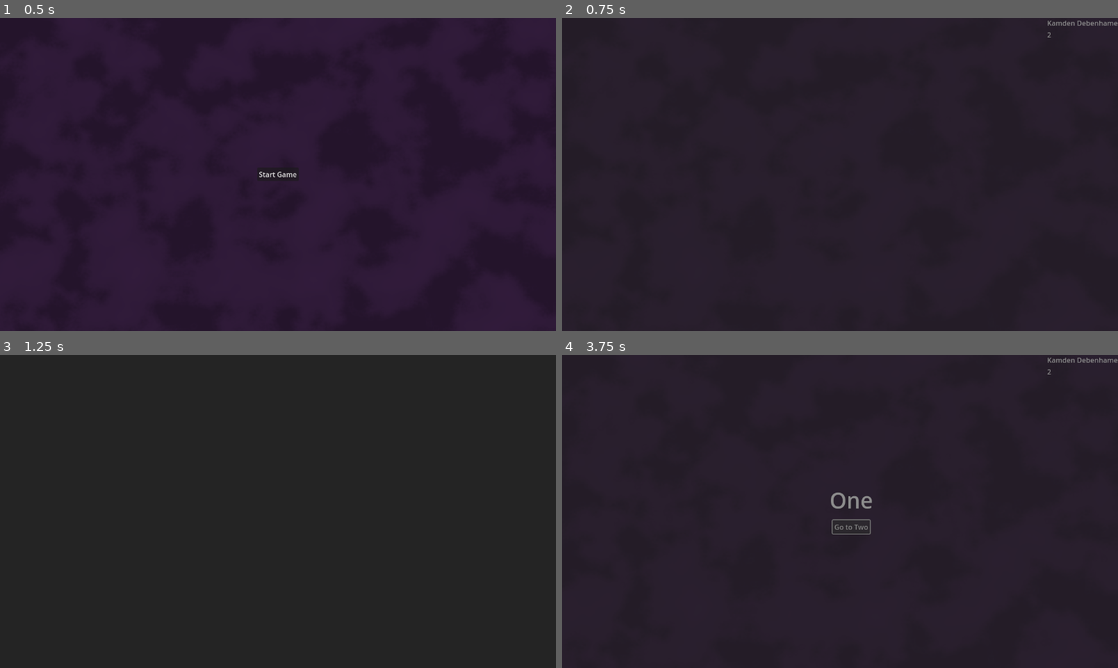
Above: before the commit, frames 1-4 (two rows, left to right).
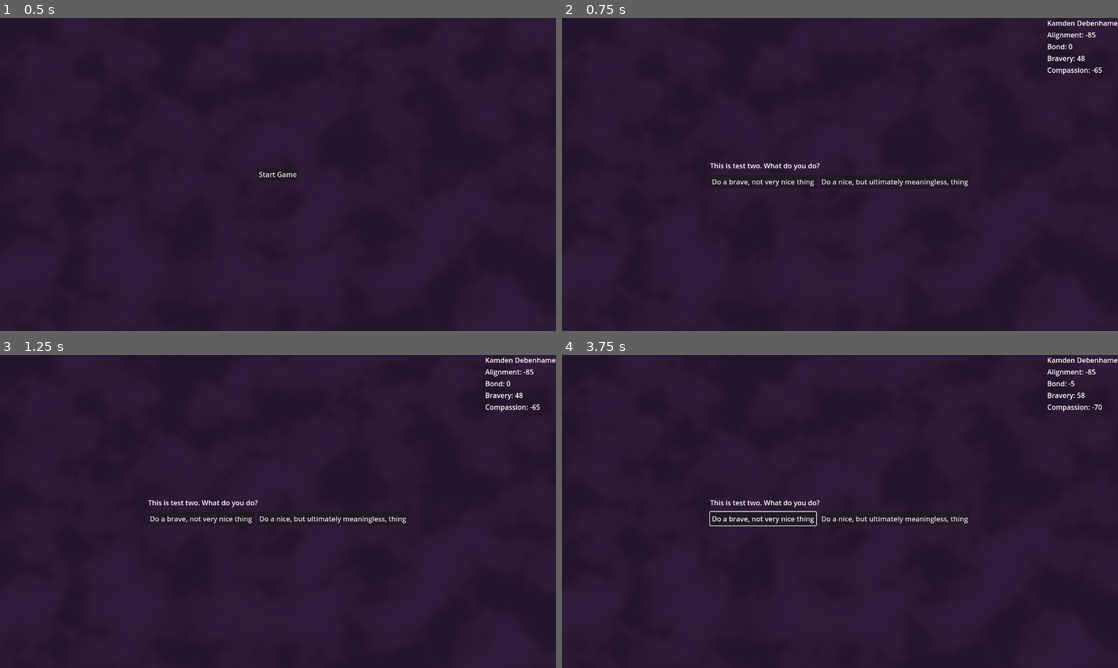
Above: after the commit, the same moments.

Repository: fiobabig/PirateJam16
Game: Godot game, scene res://app/game.tscn
The game is run twice, just before and just after one commit, with the same random seed, the same clock (stepped at 60 frames per second) and the same inputs.
Inputs (mouse positions are in pixels of both pictures, inside the frame that each line leads up to):
- Up to frame 1 (0.5 s): no input
- Up to frame 2 (0.75 s): click "Start Game" at 0.5 s
- Up to frame 3 (1.25 s): no input
- Up to frame 4 (3.75 s): click (762, 517) at 1.25 s, where only the run after the commit has a clickable "Do a brave, not very nice thi…"; click (895, 517) at 2 s, where only the run after the commit has a clickable "Do a nice, but ultimately mea…"; click (806, 517) at 2.75 s, where only the run after the commit has a clickable "Do a noble thing"; click (851, 527) at 3.5 s, where only the run before the commit has a clickable "Go to Two"

Frame 1 is identical in both runs. In frame 2, 1.0% of the frame differs, in the area x 26-100%, y 0-54%; in frame 3, 1.1%; in frame 4, 1.4%, in the area x 26-100%, y 0-58%.

Commit message:
Cleaning out old events

Diff:
--- a/app/game.tscn
+++ b/app/game.tscn
@@ -1,7 +1,7 @@
 [gd_scene load_steps=6 format=3 uid="uid://fsrbi8ynj3jj"]
 
 [ext_resource type="Script" path="res://app/game.gd" id="1_kxao5"]
-[ext_resource type="PackedScene" uid="uid://ctcsydwnhb4ii" path="res://events/event_frame.tscn" id="2_d4hr3"]
+[ext_resource type="PackedScene" uid="uid://ctcsydwnhb4ii" path="res://event/event_frame.tscn" id="2_d4hr3"]
 [ext_resource type="Texture2D" uid="uid://cfw1uuxxcitax" path="res://assets/bg.png" id="3_n1a3n"]
 [ext_resource type="PackedScene" uid="uid://d36o7vkm36qq" path="res://bearer/display/bearer_display.tscn" id="3_n5eym"]
 [ext_resource type="PackedScene" uid="uid://dpceg7ay1xdu6" path="res://main_menu/main_menu.tscn" id="4_a2yak"]
@@ -31,5 +31,7 @@
 size_flags_vertical = 0
 
 [node name="EventFrame" parent="CanvasLayer" instance=ExtResource("2_d4hr3")]
+unique_name_in_owner = true
 
 [node name="MainMenu" parent="CanvasLayer" instance=ExtResource("4_a2yak")]
+unique_name_in_owner = true
--- a/bearer/bearer_resource.gd
+++ b/bearer/bearer_resource.gd
@@ -2,4 +2,18 @@
 class_name BearerResource
 
 @export var name: String
-@export var hp: int
+
+# effectively constant, unless we have a skill that lets it get modified or something
+@export var alignment: int  # -100 to 100
+
+# hit points
+@export var bond: int  # -100 to 100. maybe positive bond adds scaling for decisions
+
+# stats modified by decisions (inflection stats)
+@export var bravery: int  # -100 to 100
+@export var compassion: int  # -100 to 100
+@export var justice: int  # -100 to 100
+@export var temperance: int  # -100 to 100
+
+# longevity
+@export var lifespan: int  # number of events 7-11
--- a/bearer/display/bearer_display.gd
+++ b/bearer/display/bearer_display.gd
@@ -1,13 +1,21 @@
 extends MarginContainer
 
 @onready var name_label: Label = %Name
-@onready var hp_label: Label = %HP
+@onready var alignment_label: Label = %Alignment
+@onready var bond_label: Label = %Bond
+@onready var bravery_label: Label = %Bravery
+@onready var compassion_label: Label = %Compassion
 
 
 func _ready() -> void:
+	visible = false
 	BearerService.changed.connect(_on_bearer_changed)
 
 
 func _on_bearer_changed(bearer: BearerResource):
+	visible = true
 	name_label.text = bearer.name
-	hp_label.text = str(bearer.hp)
+	alignment_label.text = "Alignment: " + str(bearer.alignment)
+	bond_label.text = "Bond: " + str(bearer.bond)
+	bravery_label.text = "Bravery: " + str(bearer.bravery)
+	compassion_label.text = "Compassion: " + str(bearer.compassion)
--- a/bearer/display/bearer_display.tscn
+++ b/bearer/display/bearer_display.tscn
@@ -17,6 +17,18 @@
 unique_name_in_owner = true
 layout_mode = 2
 
-[node name="HP" type="Label" parent="VBoxContainer"]
+[node name="Alignment" type="Label" parent="VBoxContainer"]
 unique_name_in_owner = true
 layout_mode = 2
+
+[node name="Bond" type="Label" parent="VBoxContainer"]
+unique_name_in_owner = true
+layout_mode = 2
+
+[node name="Bravery" type="Label" parent="VBoxContainer"]
+unique_name_in_owner = true
+layout_mode = 2
+
+[node name="Compassion" type="Label" parent="VBoxContainer"]
+unique_name_in_owner = true
+layout_mode = 2
--- a/bearer/service/bearer_service.gd
+++ b/bearer/service/bearer_service.gd
@@ -2,18 +2,37 @@
 
 signal changed(bearer: BearerResource)
 
-var current: BearerResource
-
 var first_names: Array[String] = ["Kamden", "Eadwulf", "Leigh", "Camdyn", "Huxley"]
 var last_names: Array[String] = ["Grovese", "Debenhame", "Brewere", "Goode", "Stoddarde"]
+
+var _current: BearerResource
 
 
 func create():
 	var first_name = first_names[randi() % first_names.size()]
 	var last_name = last_names[randi() % last_names.size()]
 
-	current = BearerResource.new()
-	current.name = first_name + " " + last_name
-	current.hp = (randi() % 10) + 1
+	_current = BearerResource.new()
+	_current.name = first_name + " " + last_name
+	_current.alignment = random_stat()
+	_current.bond = 0
+	_current.bravery = random_stat()
+	_current.compassion = random_stat()
 
-	changed.emit(current)
+	changed.emit(_current)
+
+
+func update(option: DecisionOption):  #dunno if I actually want to do it with a DecisionOption, but easy for now
+	_current.bravery += option.bravery
+	_current.compassion += option.compassion
+
+	if sign(_current.alignment) == sign(option.alignment):
+		_current.bond += abs(option.alignment)
+	else:
+		_current.bond -= abs(option.alignment)
+
+	changed.emit(_current)
+
+
+func random_stat():
+	return randi() % 201 - 100
--- /dev/null
+++ b/event/decision/decision.gd
@@ -0,0 +1,5 @@
+extends Resource
+class_name Decision
+
+@export var description: String
+@export var options: Array[DecisionOption] = []
--- /dev/null
+++ b/event/decision/decision_option.gd
@@ -0,0 +1,7 @@
+extends Resource
+class_name DecisionOption
+
+@export var alignment: int
+@export var bravery: int
+@export var compassion: int
+@export var text: String
--- /dev/null
+++ b/event/decision/instances/test_decision_one.tres
@@ -0,0 +1,23 @@
+[gd_resource type="Resource" script_class="Decision" load_steps=5 format=3 uid="uid://d3kwvechyqxjn"]
+
+[ext_resource type="Script" path="res://event/decision/decision_option.gd" id="1_sqhq3"]
+[ext_resource type="Script" path="res://event/decision/decision.gd" id="2_qo2j6"]
+
+[sub_resource type="Resource" id="Resource_ucaf6"]
+script = ExtResource("1_sqhq3")
+alignment = 0
+bravery = 5
+compassion = -5
+text = "Do a noble thing"
+
+[sub_resource type="Resource" id="Resource_c3ou0"]
+script = ExtResource("1_sqhq3")
+alignment = -15
+bravery = 5
+compassion = -5
+text = "Do a mean thing"
+
+[resource]
+script = ExtResource("2_qo2j6")
+description = "This is test one. What do you do?"
+options = Array[ExtResource("1_sqhq3")]([SubResource("Resource_ucaf6"), SubResource("Resource_c3ou0")])
--- /dev/null
+++ b/event/decision/instances/test_decision_two.tres
@@ -0,0 +1,23 @@
+[gd_resource type="Resource" script_class="Decision" load_steps=5 format=3 uid="uid://2hmvxpyg8mcx"]
+
+[ext_resource type="Script" path="res://event/decision/decision_option.gd" id="1_e18lk"]
+[ext_resource type="Script" path="res://event/decision/decision.gd" id="2_kvey0"]
+
+[sub_resource type="Resource" id="Resource_6txxx"]
+script = ExtResource("1_e18lk")
+alignment = 5
+bravery = 5
+compassion = -5
+text = "Do a brave, not very nice thing"
+
+[sub_resource type="Resource" id="Resource_fkx1p"]
+script = ExtResource("1_e18lk")
+alignment = 0
+bravery = 0
+compassion = 5
+text = "Do a nice, but ultimately meaningless, thing"
+
+[resource]
+script = ExtResource("2_kvey0")
+description = "This is test two. What do you do?"
+options = Array[ExtResource("1_e18lk")]([SubResource("Resource_6txxx"), SubResource("Resource_fkx1p")])
--- /dev/null
+++ b/event/event_frame.gd
@@ -0,0 +1,32 @@
+extends MarginContainer
+
+@onready var decision_frame: Node = %DecisionFrame
+@onready var description: Label = %Description
+@onready var option1: Button = %Option1
+@onready var option2: Button = %Option2
+
+var _current_decision: Decision
+
+
+func _ready() -> void:
+	decision_frame.visible = false
+
+	EventService.start_decision.connect(_on_start_decision)
+
+
+func _on_start_decision(decision: Decision):
+	decision_frame.visible = true
+	_current_decision = decision
+	description.text = decision.description
+	option1.text = decision.options[0].text
+	option2.text = decision.options[1].text
+
+
+func _on_option_1_pressed() -> void:
+	BearerService.update(_current_decision.options[0])
+	EventService.next()
+
+
+func _on_option_2_pressed() -> void:
+	BearerService.update(_current_decision.options[1])
+	EventService.next()
--- /dev/null
+++ b/event/event_frame.tscn
@@ -0,0 +1,48 @@
+[gd_scene load_steps=2 format=3 uid="uid://ctcsydwnhb4ii"]
+
+[ext_resource type="Script" path="res://event/event_frame.gd" id="1_sllxa"]
+
+[node name="EventFrame" type="MarginContainer"]
+anchors_preset = 15
+anchor_right = 1.0
+anchor_bottom = 1.0
+grow_horizontal = 2
+grow_vertical = 2
+script = ExtResource("1_sllxa")
+
+[node name="ContentContainer" type="GridContainer" parent="."]
+layout_mode = 2
+size_flags_horizontal = 3
+size_flags_vertical = 3
+
+[node name="DecisionFrame" type="CenterContainer" parent="."]
+unique_name_in_owner = true
+layout_mode = 2
+
+[node name="VBoxContainer" type="VBoxContainer" parent="DecisionFrame"]
+layout_mode = 2
+theme_override_constants/separation = 10
+
+[node name="Description" type="Label" parent="DecisionFrame/VBoxContainer"]
+unique_name_in_owner = true
+layout_mode = 2
+text = "Lorem ipsum dolor sit amet, consectetur adipiscing elit. Nunc ac ornare diam, vel dignissim dolor."
+
+[node name="HBoxContainer" type="HBoxContainer" parent="DecisionFrame/VBoxContainer"]
+layout_mode = 2
+theme_override_constants/separation = 8
+
+[node name="Option1" type="Button" parent="DecisionFrame/VBoxContainer/HBoxContainer"]
+unique_name_in_owner = true
+layout_mode = 2
+size_flags_horizontal = 3
+text = "Option 1"
+
+[node name="Option2" type="Button" parent="DecisionFrame/VBoxContainer/HBoxContainer"]
+unique_name_in_owner = true
+layout_mode = 2
+size_flags_horizontal = 3
+text = "Option 2"
+
+[connection signal="pressed" from="DecisionFrame/VBoxContainer/HBoxContainer/Option1" to="." method="_on_option_1_pressed"]
+[connection signal="pressed" from="DecisionFrame/VBoxContainer/HBoxContainer/Option2" to="." method="_on_option_2_pressed"]
--- /dev/null
+++ b/event/service/event_service.gd
@@ -0,0 +1,29 @@
+extends Node
+
+#signal event_changed(event: EventResource)
+#
+#@export var events: Array[EventResource]
+#
+#
+#func go(event_name: String):
+#var event = _find_event(event_name)
+#
+#event_changed.emit(event)
+#
+#
+#func _find_event(event_name: String):
+#for e in events:
+#if e.name == event_name:
+#return e
+#
+#push_error("Couldn't find event {event_name}")
+
+signal start_decision(decision: Decision)
+
+@export var decisions: Array[Decision]
+
+
+func next():
+	var decision = decisions[randi() % decisions.size()]
+
+	start_decision.emit(decision)
--- /dev/null
+++ b/event/service/event_service.tscn
@@ -0,0 +1,10 @@
+[gd_scene load_steps=5 format=3 uid="uid://dfe552kmae33y"]
+
+[ext_resource type="Script" path="res://event/service/event_service.gd" id="1_ima1m"]
+[ext_resource type="Script" path="res://event/decision/decision.gd" id="2_2bn4x"]
+[ext_resource type="Resource" uid="uid://d3kwvechyqxjn" path="res://event/decision/instances/test_decision_one.tres" id="3_fbill"]
+[ext_resource type="Resource" uid="uid://2hmvxpyg8mcx" path="res://event/decision/instances/test_decision_two.tres" id="4_5thdq"]
+
+[node name="EventService" type="Node"]
+script = ExtResource("1_ima1m")
+decisions = Array[ExtResource("2_2bn4x")]([ExtResource("3_fbill"), ExtResource("4_5thdq")])
--- a/events/event_frame.gd
+++ /dev/null
@@ -1,32 +0,0 @@
-extends MarginContainer
-
-@onready var content_contaner: Container = $ContentContainer
-@onready var fade: ColorRect = $Fade
-
-var _current_instance: Node
-
-
-func _ready() -> void:
-	fade.modulate.a = 0.0
-
-	EventService.event_changed.connect(_on_event_changed)
-
-
-func _on_event_changed(event: EventResource):
-	var tween = create_tween()
-	tween.tween_property(fade, "modulate:a", 1.0, 0.35)
-
-	await tween.finished
-
-	if _current_instance != null:
-		_current_instance.queue_free()
-
-	_current_instance = event.scene.instantiate()
-	content_contaner.add_child(_current_instance)
-
-	await get_tree().create_timer(0.35).timeout
-
-	tween = create_tween()
-	tween.tween_property(fade, "modulate:a", 0.0, 0.35)
-
-	await tween.finished
--- a/events/event_frame.tscn
+++ /dev/null
@@ -1,23 +0,0 @@
-[gd_scene load_steps=2 format=3 uid="uid://ctcsydwnhb4ii"]
-
-[ext_resource type="Script" path="res://events/event_frame.gd" id="1_sllxa"]
-
-[node name="EventFrame" type="MarginContainer"]
-anchors_preset = 15
-anchor_right = 1.0
-anchor_bottom = 1.0
-grow_horizontal = 2
-grow_vertical = 2
-script = ExtResource("1_sllxa")
-
-[node name="ContentContainer" type="GridContainer" parent="."]
-layout_mode = 2
-size_flags_horizontal = 3
-size_flags_vertical = 3
-
-[node name="Fade" type="ColorRect" parent="."]
-layout_mode = 2
-size_flags_horizontal = 3
-size_flags_vertical = 3
-mouse_filter = 2
-color = Color(0.140447, 0.140447, 0.140447, 1)
--- a/events/event_resource.gd
+++ /dev/null
@@ -1,5 +0,0 @@
-extends Resource
-class_name EventResource
-
-@export var name: String
-@export var scene: PackedScene
--- a/events/instances/test_event_one/test_event_one.gd
+++ /dev/null
@@ -1,5 +0,0 @@
-extends Node2D
-
-
-func _on_button_pressed() -> void:
-	EventService.go("test_event_two")
--- a/events/instances/test_event_one/test_event_one.tres
+++ /dev/null
@@ -1,9 +0,0 @@
-[gd_resource type="Resource" script_class="EventResource" load_steps=3 format=3 uid="uid://bnht8bqfmtwph"]
-
-[ext_resource type="PackedScene" uid="uid://bjvespjfv7j5p" path="res://events/instances/test_event_one/test_event_one.tscn" id="1_gsufi"]
-[ext_resource type="Script" path="res://events/event_resource.gd" id="1_y07ko"]
-
-[resource]
-script = ExtResource("1_y07ko")
-name = "test_event_one"
-scene = ExtResource("1_gsufi")
--- a/events/instances/test_event_one/test_event_one.tscn
+++ /dev/null
@@ -1,25 +0,0 @@
-[gd_scene load_steps=2 format=3 uid="uid://bjvespjfv7j5p"]
-
-[ext_resource type="Script" path="res://events/instances/test_event_one/test_event_one.gd" id="1_mmme5"]
-
-[node name="TestEventOne" type="Node2D"]
-script = ExtResource("1_mmme5")
-
-[node name="Label" type="Label" parent="."]
-offset_left = 616.0
-offset_top = 299.0
-offset_right = 656.0
-offset_bottom = 322.0
-theme_override_font_sizes/font_size = 50
-text = "One"
-
-[node name="Button" type="Button" parent="Label"]
-layout_mode = 0
-offset_left = 7.0
-offset_top = 81.0
-offset_right = 93.0
-offset_bottom = 112.0
-text = "Go to Two
-"
-
-[connection signal="pressed" from="Label/Button" to="." method="_on_button_pressed"]
--- a/events/instances/test_event_two/test_event_two.gd
+++ /dev/null
@@ -1,5 +0,0 @@
-extends Node2D
-
-
-func _on_button_pressed() -> void:
-	EventService.go("test_event_one")
--- a/events/instances/test_event_two/test_event_two.tres
+++ /dev/null
@@ -1,9 +0,0 @@
-[gd_resource type="Resource" script_class="EventResource" load_steps=3 format=3 uid="uid://brr7jiuq40lgk"]
-
-[ext_resource type="PackedScene" uid="uid://c8v5ysixk57ii" path="res://events/instances/test_event_two/test_event_two.tscn" id="1_aoecg"]
-[ext_resource type="Script" path="res://events/event_resource.gd" id="2_l7cxm"]
-
-[resource]
-script = ExtResource("2_l7cxm")
-name = "test_event_two"
-scene = ExtResource("1_aoecg")
--- a/events/instances/test_event_two/test_event_two.tscn
+++ /dev/null
@@ -1,25 +0,0 @@
-[gd_scene load_steps=2 format=3 uid="uid://c8v5ysixk57ii"]
-
-[ext_resource type="Script" path="res://events/instances/test_event_two/test_event_two.gd" id="1_hmia0"]
-
-[node name="TestEventTwo" type="Node2D"]
-script = ExtResource("1_hmia0")
-
-[node name="Label" type="Label" parent="."]
-offset_left = 616.0
-offset_top = 299.0
-offset_right = 656.0
-offset_bottom = 322.0
-theme_override_font_sizes/font_size = 50
-text = "Two"
-
-[node name="Button" type="Button" parent="Label"]
-layout_mode = 0
-offset_left = 7.0
-offset_top = 81.0
-offset_right = 93.0
-offset_bottom = 112.0
-text = "Go to One
-"
-
-[connection signal="pressed" from="Label/Button" to="." method="_on_button_pressed"]
--- a/events/service/event_service.gd
+++ /dev/null
@@ -1,19 +0,0 @@
-extends Node
-
-signal event_changed(event: EventResource)
-
-@export var events: Array[EventResource]
-
-
-func go(event_name: String):
-	var event = _find_event(event_name)
-
-	event_changed.emit(event)
-
-
-func _find_event(event_name: String):
-	for e in events:
-		if e.name == event_name:
-			return e
-
-	push_error("Couldn't find event {event_name}")
--- a/events/service/event_service.tscn
+++ /dev/null
@@ -1,10 +0,0 @@
-[gd_scene load_steps=5 format=3 uid="uid://dfe552kmae33y"]
-
-[ext_resource type="Script" path="res://events/service/event_service.gd" id="1_ima1m"]
-[ext_resource type="Script" path="res://events/event_resource.gd" id="2_io4k1"]
-[ext_resource type="Resource" uid="uid://bnht8bqfmtwph" path="res://events/instances/test_event_one/test_event_one.tres" id="3_ys22w"]
-[ext_resource type="Resource" uid="uid://brr7jiuq40lgk" path="res://events/instances/test_event_two/test_event_two.tres" id="4_ok1wv"]
-
-[node name="EventService" type="Node"]
-script = ExtResource("1_ima1m")
-events = Array[ExtResource("2_io4k1")]([ExtResource("3_ys22w"), ExtResource("4_ok1wv")])
--- a/main_menu/main_menu.gd
+++ b/main_menu/main_menu.gd
@@ -5,4 +5,4 @@
 	visible = false
 
 	BearerService.create()
-	EventService.go("test_event_one")
+	EventService.next()
--- a/project.godot
+++ b/project.godot
@@ -17,7 +17,7 @@
 
 [autoload]
 
-EventService="*res://events/service/event_service.tscn"
+EventService="*res://event/service/event_service.tscn"
 BearerService="*res://bearer/service/bearer_service.tscn"
 
 [display]
